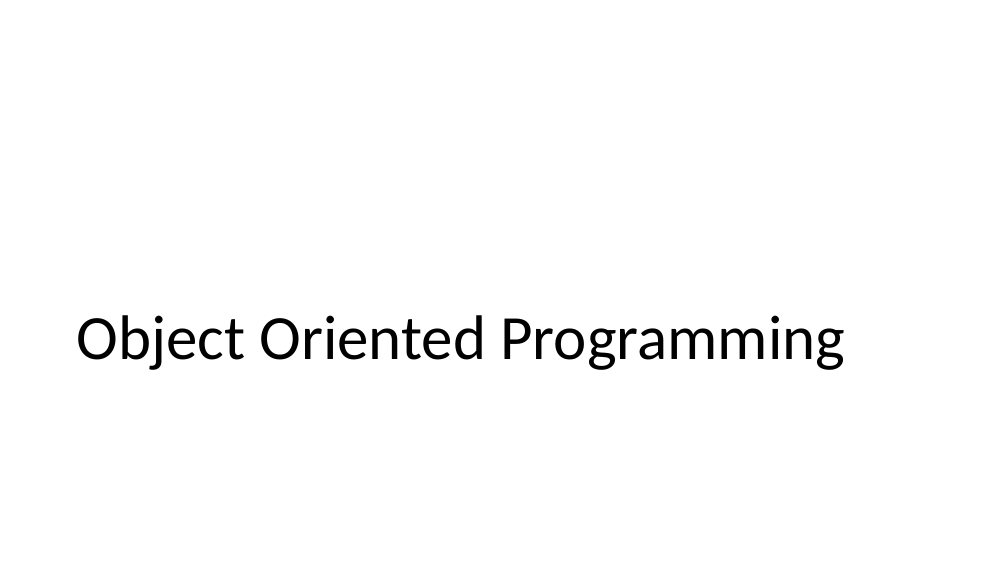
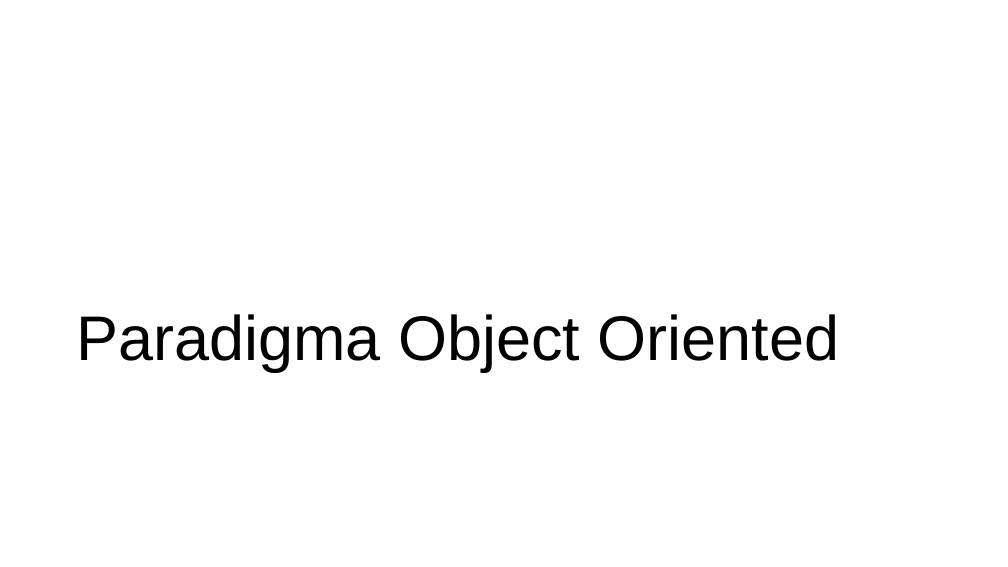
Before and after one commit to ruang-belajar/oop, a slide deck: slide 9 of pptx/pbo-pertemuan-1.pptx (slide 3 before the commit). Drawn at 1008x567 pixels with LibreOffice and Linux fonts; fonts in the diff are those of the drawing; background and template pictures are left out. Boxes give left, top, right and bottom in pixels: in the first picture for what was removed or moved away, otherwise in the second. Text is boxed around its words. In the diff, an @@ line names an element or a change of style, - is before the commit and + after.

```diff
--- a/pptx/pbo-pertemuan-1.pptx
+++ b/pptx/pbo-pertemuan-1.pptx
@@ title at bbox=[76, 314, 840, 372]: text changed; font Calibri to Arial @@
-Object Oriented Programming
+Paradigma Object Oriented
```
Also in this commit, not shown: 13 other slides changed, 12 slides added, 14 slides removed, 1 other file.
